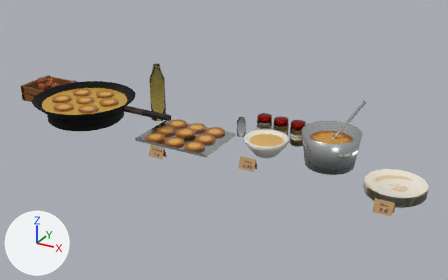
What one commit did to the glTF model site/public/models/prop_deco_puffer.glb.
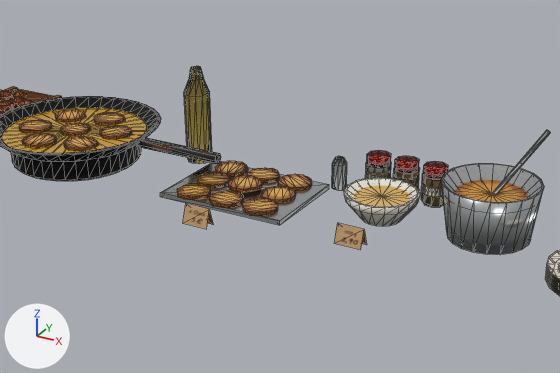
Each version is shown whole from a 50 mm lens placed at (1.273, -2.123, 1.104), pointed at (0.09, 0.028, 0.028), then close up on the part from 9% to 83% of the width and 9% to 87% of the height. The axes (+X, +Y, +Z) are drawn at lower left. The lights are the same throughout. The first two pictures are the older version. The close-ups show mesh edges as thin lines. Where no turn or scale is listed for an object, it has been applied to the vertices. Vertices at exactly the same position are counted once.

The older version as bpy lines, for what is in view:
```python
me_prop_deco_puffer_static = bpy.data.meshes.new('prop_deco_puffer_static')
me_prop_deco_puffer_static.from_pydata(...)  # 2041 vertices, 3392 faces; spans x -1.03..1.03, y -0.24..0.24, z -0.14..0.14
# faces by material slot: [2795, 54, 144, 399]
me_prop_deco_puffer_static.materials.append(mat_vendor_atlas)
me_prop_deco_puffer_static.materials.append(mat_vendor_liquid)
me_prop_deco_puffer_static.materials.append(mat_vendor_glaze)
me_prop_deco_puffer_static.materials.append(mat_vendor_glass)
ob_prop_deco_puffer_static = bpy.data.objects.new('prop_deco_puffer_static', me_prop_deco_puffer_static)
ob_prop_deco_puffer_static.location = (-0.067, 0.0, 0.136)
```
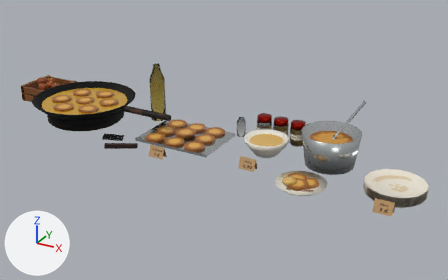
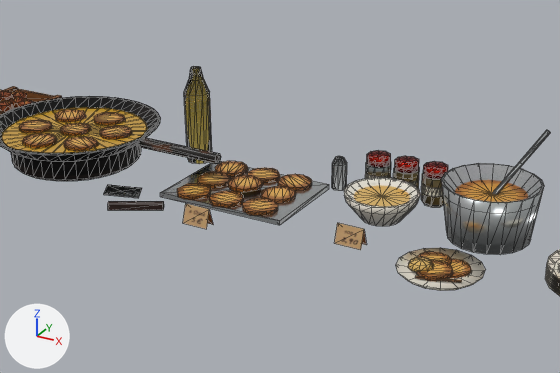
Where the newer file only moved an object's origin or applied its transform, the numbers keep the older frame.

Boxes [x1, y1, x2, y2] around the edits, measured in the close-ups (560 x 373 px):
```json
{"part": 1, "of": "me_prop_deco_puffer_static", "change": "added", "after": [415, 276, 462, 283]}
{"part": 2, "of": "me_prop_deco_puffer_static", "change": "added", "after": [104, 185, 142, 198]}
{"part": 3, "of": "me_prop_deco_puffer_static", "change": "added", "after": [108, 201, 164, 210]}
{"part": 4, "of": "me_prop_deco_puffer_static", "change": "added", "after": [396, 248, 485, 291]}
{"part": 5, "of": "me_prop_deco_puffer_static", "change": "added", "after": [450, 259, 472, 278]}
{"part": 6, "of": "me_prop_deco_puffer_static", "change": "added", "after": [417, 252, 451, 265]}
{"part": 7, "of": "me_prop_deco_puffer_static", "change": "added", "after": [416, 260, 453, 281]}
{"part": 8, "of": "me_prop_deco_puffer_static", "change": "added", "after": [408, 257, 433, 272]}
```

The change, as JSON lines over the scene's bpy script:
```json
{"block": "me_prop_deco_puffer_static", "where": "# used by ob_prop_deco_puffer_static; location = (-0.067, 0.0, 0.136)"}
{"op": "remove", "block": "me_prop_deco_puffer_static", "code": "me_prop_deco_puffer_static.from_pydata(...)  # 2041 vertices, 3392 faces; spans x -1.03..1.03, y -0.24..0.24, z -0.14..0.14"}
{"op": "add", "block": "me_prop_deco_puffer_static", "code": "me_prop_deco_puffer_static.from_pydata(...)  # 2205 vertices, 3688 faces; spans x -1.03..1.03, y -0.25..0.24, z -0.14..0.14"}
{"block": "me_prop_deco_puffer_static", "change": "me_prop_deco_puffer_static part 1: the loose piece of 8 vertices spanning x -1.03..-0.83, y 0.03..0.04, z -0.13..-0.1 is copied, and the copy is turned 17.2 degrees about the z axis through its middle and scaled by 0.491, then moved by (1.54, -0.25, 0.0); it spans x 0.56..0.66, y -0.23..-0.19, z -0.12"}
{"block": "me_prop_deco_puffer_static", "change": "me_prop_deco_puffer_static part 2: the loose piece of 8 vertices spanning x -0.21..0.15, y -0.11..0.15, z -0.14..-0.12 is copied, and the copy is multiplied about its middle by the matrix ((0.212, -0.117, 0.021), (0.116, 0.213, 0.012), (-0.024, 0.0, 0.242)), then moved by (-0.27, -0.17, 0.01); it spans x -0.36..-0.25, y -0.2..-0.1, z -0.13..-0.12"}
{"block": "me_prop_deco_puffer_static", "change": "me_prop_deco_puffer_static part 3: the loose piece of 8 vertices spanning x -1.03..-0.83, y 0.03..0.04, z -0.13..-0.1 is copied, and the copy is turned 28.7 degrees about the z axis through its middle and scaled by 0.7, then moved by (0.71, -0.24, -0.01); it spans x -0.29..-0.16, y -0.24..-0.16, z -0.14..-0.12"}
{"block": "me_prop_deco_puffer_static", "change": "me_prop_deco_puffer_static part 4: a new loose piece of 34 vertices spanning x 0.49..0.69, y -0.25..-0.05, z -0.14..-0.12, in mat_vendor_atlas"}
{"block": "me_prop_deco_puffer_static", "change": "me_prop_deco_puffer_static part 5: a new loose piece of 28 vertices spanning x 0.58..0.66, y -0.18..-0.1, z -0.13..-0.12, in mat_vendor_atlas"}
{"block": "me_prop_deco_puffer_static", "change": "me_prop_deco_puffer_static part 6: a new loose piece of 28 vertices spanning x 0.52..0.6, y -0.17..-0.09, z -0.13..-0.12, in mat_vendor_atlas"}
{"block": "me_prop_deco_puffer_static", "change": "me_prop_deco_puffer_static part 7: a new loose piece of 28 vertices spanning x 0.54..0.62, y -0.22..-0.14, z -0.12..-0.11, in mat_vendor_atlas"}
{"block": "me_prop_deco_puffer_static", "change": "me_prop_deco_puffer_static part 8: a new loose piece of 22 vertices spanning x 0.52..0.58, y -0.21..-0.15, z -0.12..-0.1, in mat_vendor_liquid"}
{"block": "me_prop_deco_puffer_static", "change": "other edits to the shape of me_prop_deco_puffer_static do not show in these pictures"}
```
